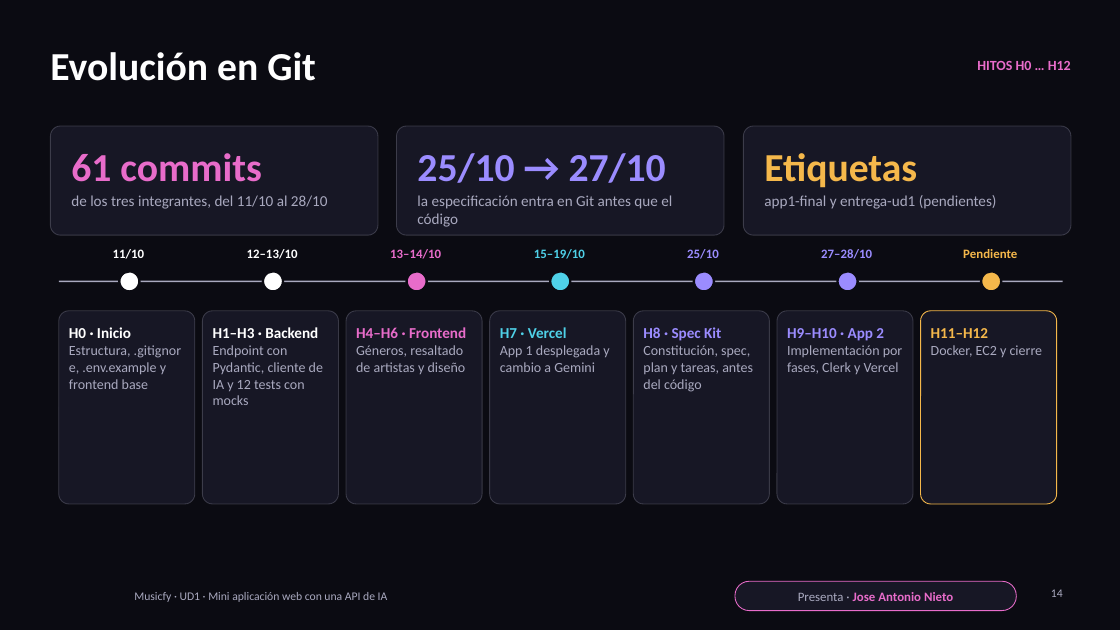
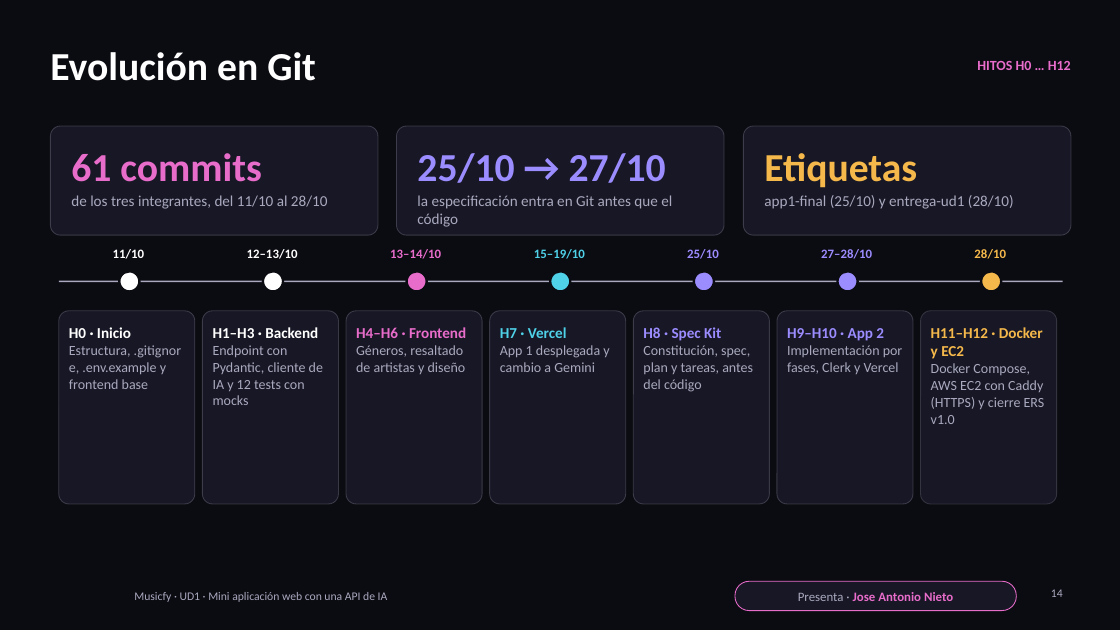
Before and after one commit to N13T4C0/ProyectoWebIA, a slide deck: slide 14 of presentacion/Musicfy-Presentacion.pptx. Drawn at 1120x630 pixels with LibreOffice and Linux fonts; fonts in the diff are those of the drawing; background and template pictures are left out. Boxes give left, top, right and bottom in pixels: in the first picture for what was removed or moved away, otherwise in the second. Text is boxed around its words. In the diff, an @@ line names an element or a change of style, - is before the commit and + after.

```diff
--- a/presentacion/Musicfy-Presentacion.pptx
+++ b/presentacion/Musicfy-Presentacion.pptx
@@ text at bbox=[764, 195, 1014, 209]: text changed @@
-app1-final y entrega-ud1 (pendientes)
+app1-final (25/10) y entrega-ud1 (28/10)
@@ text at bbox=[974, 249, 1006, 259]: text changed @@
-Pendiente
+28/10
@@ rounded rectangle at bbox=[921, 311, 1057, 504]: outline #F5B84B 0.75 pt to #343441 0.75 pt @@
@@ text at bbox=[931, 327, 1045, 424]: text changed @@
-H11–H12
-Docker, EC2 y cierre
+H11–H12 · Docker y EC2
+Docker Compose, AWS EC2 con Caddy (HTTPS) y cierre ERS v1.0
```
Also in this commit, not shown: 2 other slides changed, 2 slides added, 1 slide removed, 2 other files.
